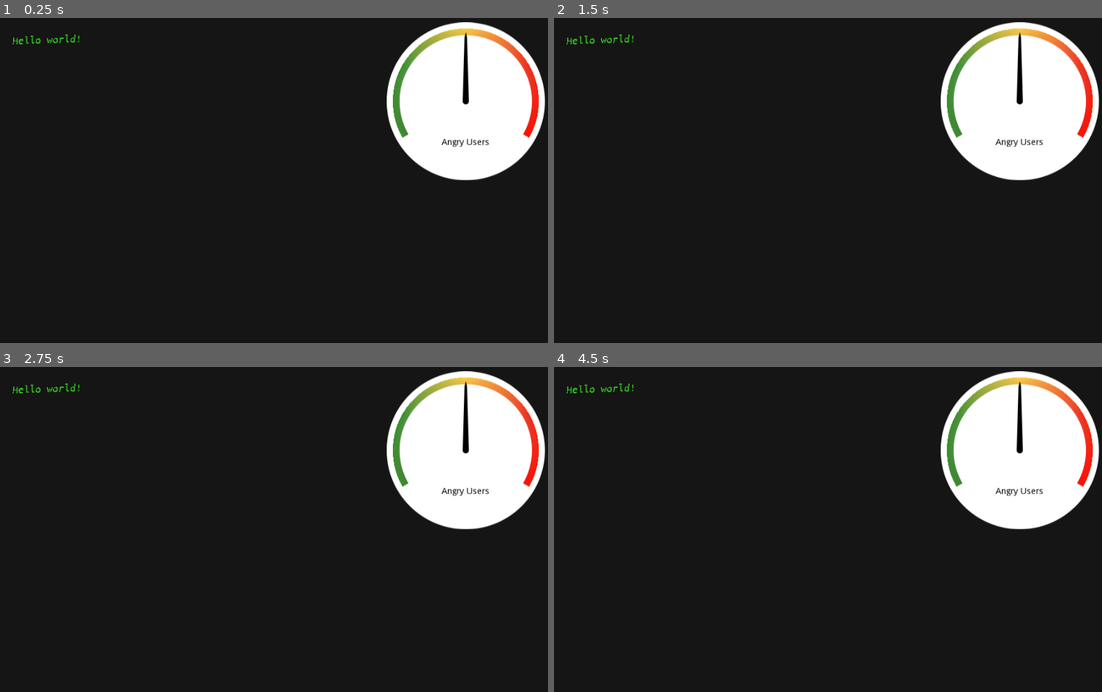
Above: before the commit, frames 1-4 (two rows, left to right).
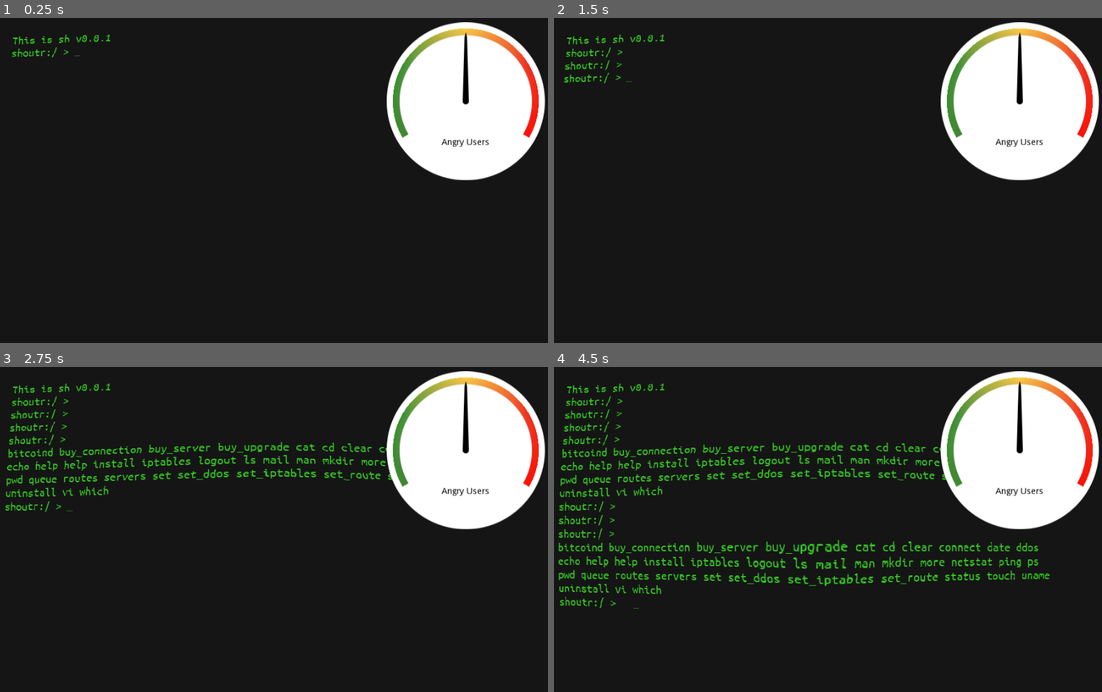
Above: after the commit, the same moments.

Repository: SmBe19/LD46
Game: Godot game, scene res://scn/root.tscn
The game is run twice, just before and just after one commit, with the same random seed, the same clock (stepped at 60 frames per second) and the same inputs.
Inputs:
- Up to frame 1 (0.25 s): no input
- Up to frame 2 (1.5 s): tap Enter at 0.5, 1.35 s; hold Right 0.53-1.28 s; tap Backspace at 0.6 s; tap Space at 0.77, 1.25 s; hold Down from 1.28 s (still down)
- Up to frame 3 (2.75 s): tap Space at 1.52 s; tap Enter at 2 s; release Down at 2.03 s; hold Right from 2.03 s (still down); tap Tab at 2.1 s
- Up to frame 4 (4.5 s): tap Space at 2.75, 3.02, 3.77, 4.25 s; release Right at 2.78 s; hold Up 2.78-3.53 s; tap Backspace at 2.85 s; tap Enter at 3.5, 3.6 s; hold Left from 3.53 s (still down); tap Tab at 4.35 s

The runs differ from the first frame. In frame 1, 0.3% of the frame differs, in the area x 2-21%, y 4-13%; in frame 2, 0.5%; in frame 3, 2.9%; in frame 4, 6.3%, in the area x 0-91%, y 4-75%.
Error before the commit: Parse Error: Variable "i" already defined in the scope (at line 45). (res://src/terminal.gd:70)
Error after the commit: Invalid get index '0' (on base: 'Nil'). (res://src/cmd/sh.gd:63)

Commit message:
better more

Diff:
--- a/src/cmd/man.gd
+++ b/src/cmd/man.gd
@@ -15,6 +15,11 @@
 	if len(args) < 2:
 		usage()
 		return 1
+	var more = null
+	if output_process is Terminal:
+		more = spawn_subprocess('more')
+		more.output_process = output_process
+		output_process = more
 	var foundSomething = false
 	var process = spawn_subprocess(args[1])
 	if process is Process:
@@ -70,8 +75,14 @@
 			send_output(" * " + p.full_name)
 		foundSomething = true
 	if not foundSomething:
+		if more:
+			output_process = more.output_process
 		send_output("No program, service or request by that name found. ")
 		send_output("Use `man list` to list all possible services and requests.")
 		send_output("Press tab to list all possible programs.")
 		return 1
+	if more:
+		var res = more.run(['more'])
+		if res is GDScriptFunctionState:
+			res = yield(res, "completed")
 	return 0
--- a/src/process.gd
+++ b/src/process.gd
@@ -69,12 +69,7 @@
 		return 1
 	output_process.cursor_x = -1
 	output_process.cursor_y = -1
-	var visual_lines = []
-	for x in output.split('\n'):
-		while len(x) > Terminal.WIDTH:
-			visual_lines.append(x.left(Terminal.WIDTH-1) + ">")
-			x = "..." + x.right(Terminal.WIDTH-1)
-		visual_lines.append(x)
+	var visual_lines = output_process.split_visual_lines(output)
 	var initial_scroll = Terminal.HEIGHT - 2
 	for x in visual_lines:
 		send_output(x)
--- a/src/terminal.gd
+++ b/src/terminal.gd
@@ -39,7 +39,7 @@
 		line.append(' ')
 	return line
 
-func write_line(line):
+func split_visual_lines(line):
 	var new_lines = []
 	var current_new_line = []
 	var i = len(line)
@@ -61,6 +61,10 @@
 		i+=1
 	if len(current_new_line) > 0:
 		new_lines.append(_fill_line(current_new_line))
+	return new_lines
+
+func write_line(line):
+	var new_lines = split_visual_lines(line)
 	while len(new_lines) > HEIGHT:
 		new_lines.pop_front()
 	current_line += len(new_lines)
